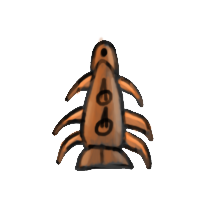
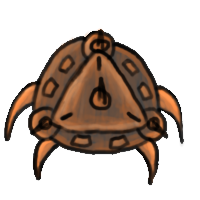
Layer changes from the first 200×200 image to the second:
added layer "nest" above "nest highlight" over (4, 29, 185, 186)
added layer "nest highlight" (soft light) above "nest color" over (4, 30, 183, 161)
added layer "nest color" above "nest background" over (4, 27, 183, 185)
added layer "nest background" above "hammer" over (4, 29, 184, 185)
hid "hammer" over (52, 40, 154, 171)
hid "hammer highlight" over (62, 44, 148, 171)
hid "hammer color" over (52, 36, 154, 170)
hid "hammer background" over (52, 40, 154, 171)
